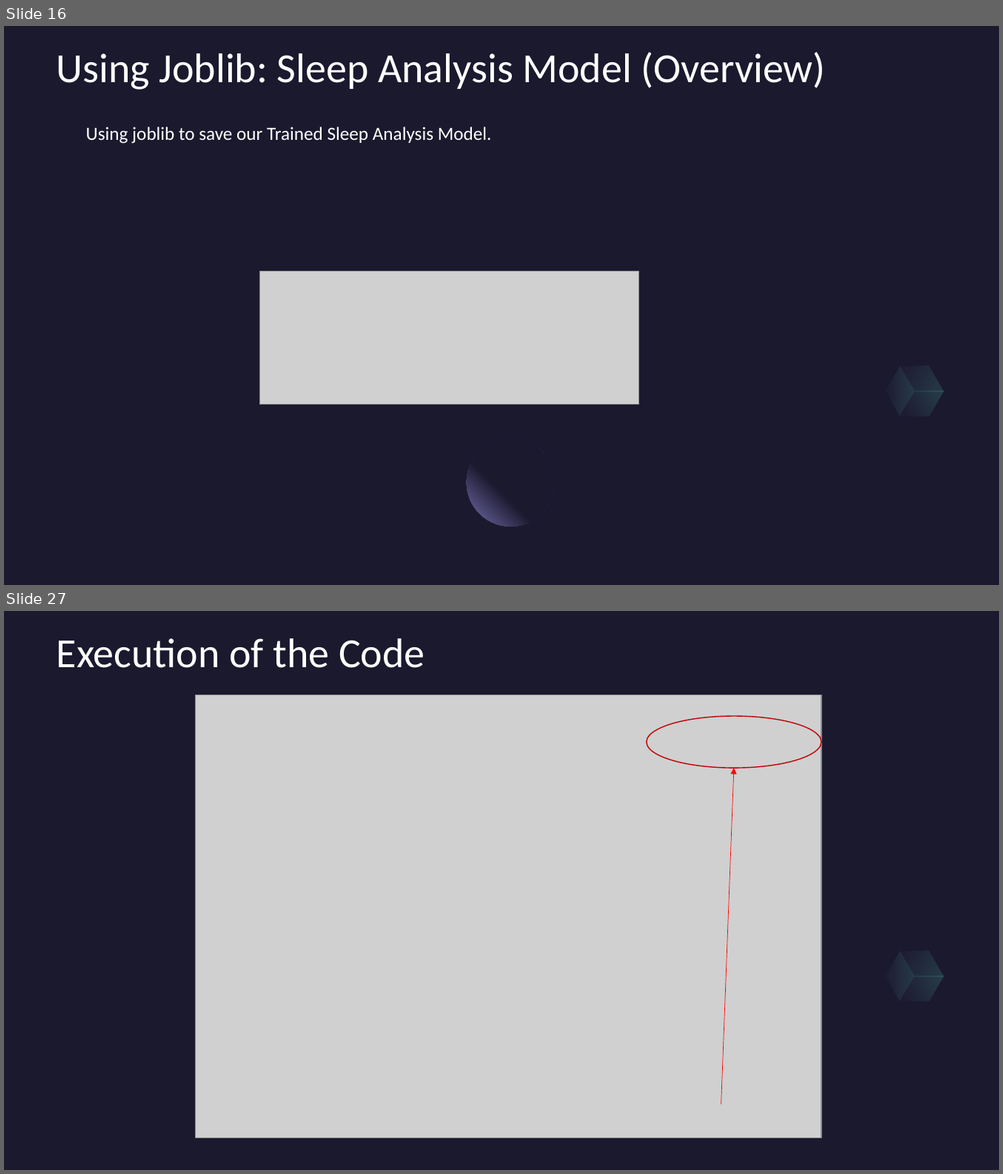
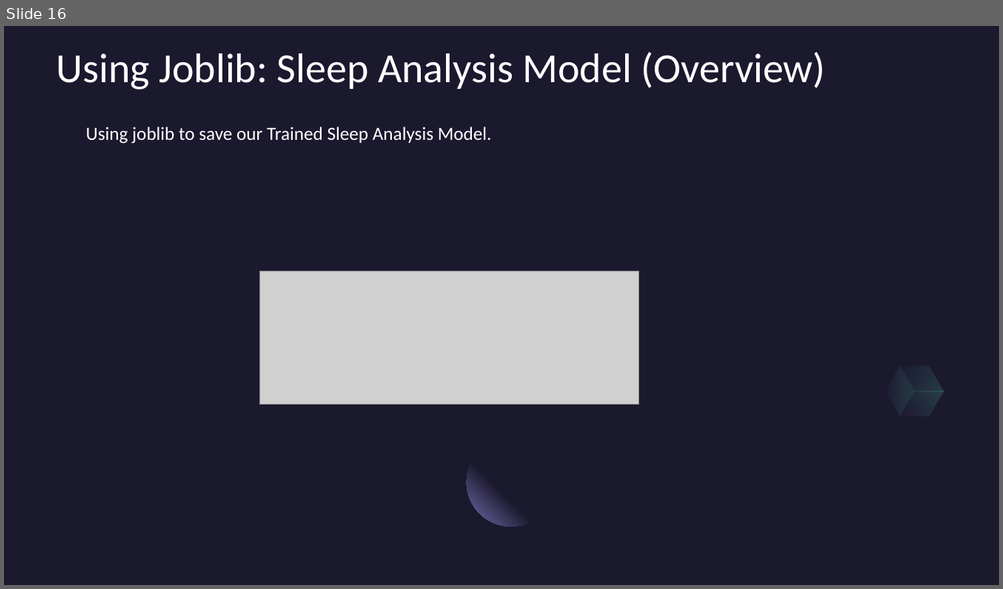
Before and after one commit to Generic-alias/Mini-Project-group-8, a slide deck: Project Files/Presentations/Group_8Implementation_new.pptx. Shown one above the other, each under a label of ours: slides 16 and 27 before the commit, slide 16 after it; the slides between them are not shown. The pictures are 1003x1174 and 1003x589 pixels, drawn with LibreOffice and Linux fonts; fonts in the diff are those of the drawing; grey boxes stand for pictures. Boxes give left, top, right and bottom in pixels: in the first picture for what was removed or moved away, otherwise in the second. Text is boxed around its words. In the diff, an @@ line names an element or a change of style, - is before the commit and + after.

```diff
--- a/Project Files/Presentations/Group_8Implementation_new.pptx
+++ b/Project Files/Presentations/Group_8Implementation_new.pptx
@@ slide 27 removed at <box>4,611,999,1170</box>, background #1B192E; not listed: 3 template elements that a slide beside it also shows @@
@@ title removed at <box>57,638,424,668</box> @@
-Execution of the Code
@@ picture removed at <box>196,695,822,1139</box> @@
@@ ellipse removed at <box>646,716,821,769</box> @@
@@ arrow removed from (721, 1105) to (734, 768) @@
```
Also in this commit, not shown: 6 slides changed, 5 other slides removed, 2 other files.
